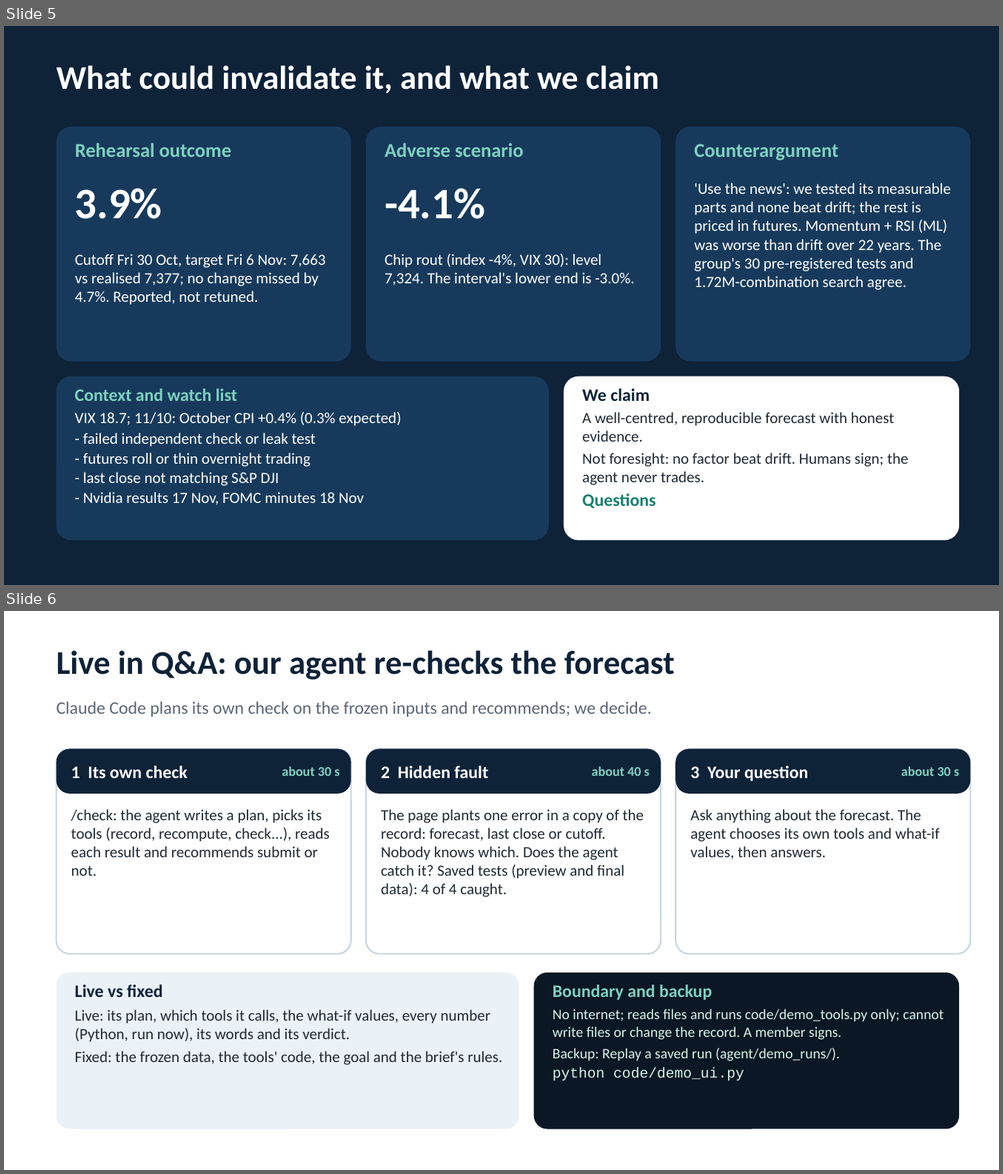
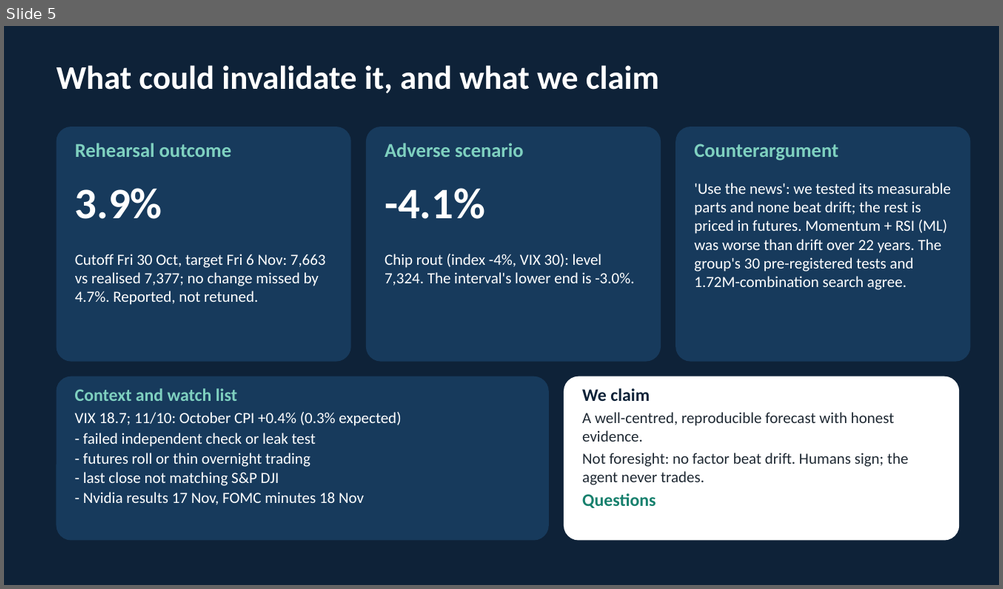
Before and after one commit to antoniohede-ai/ifte0007-group9-sp500-forecast, a slide deck: report/slides_final.pptx. Shown one above the other, each under a label of ours: slides 5 and 6 before the commit, slide 5 after it. The pictures are 1003x1174 and 1003x589 pixels, drawn with LibreOffice and Linux fonts; fonts in the diff are those of the drawing. Boxes give left, top, right and bottom in pixels: in the first picture for what was removed or moved away, otherwise in the second. Text is boxed around its words. In the diff, an @@ line names an element or a change of style, - is before the commit and + after.

```diff
--- a/report/slides_final.pptx
+++ b/report/slides_final.pptx
@@ slide 6 removed at <box>4,611,999,1170</box>, background #FFFFFF @@
@@ text removed at <box>57,650,674,680</box> @@
-Live in Q&A: our agent re-checks the forecast
@@ text removed at <box>57,701,652,717</box> @@
-Claude Code plans its own check on the frozen inputs and recommends; we decide.
@@ rounded rectangle removed at <box>57,749,351,954</box> @@
@@ rounded rectangle removed at <box>57,749,351,794</box> @@
@@ text removed at <box>71,766,188,778</box> @@
-1 Its own check
@@ rounded rectangle removed at <box>366,749,660,954</box> @@
@@ rounded rectangle removed at <box>366,749,660,794</box> @@
@@ text removed at <box>381,766,488,778</box> @@
-2 Hidden fault
@@ rounded rectangle removed at <box>675,749,970,954</box> @@
@@ rounded rectangle removed at <box>675,749,970,794</box> @@
@@ text removed at <box>690,766,808,781</box> @@
-3 Your question
@@ text removed at <box>282,766,339,776</box> @@
-about 30 s
@@ text removed at <box>592,766,649,776</box> @@
-about 40 s
@@ text removed at <box>901,766,959,776</box> @@
-about 30 s
@@ text removed at <box>71,809,330,876</box> @@
-/check: the agent writes a plan, picks its tools (record, recompute, check...), reads each result and recommends submit or not.
@@ text removed at <box>381,809,643,897</box> @@
-The page plants one error in a copy of the record: forecast, last close or cutoff. Nobody knows which. Does the agent catch it? Saved tests (preview and final data): 4 of 4 caught.
@@ text removed at <box>690,809,939,860</box> @@
-Ask anything about the forecast. The agent chooses its own tools and what-if values, then answers.
@@ rounded rectangle removed at <box>57,973,519,1130</box> @@
@@ text removed at <box>75,985,502,1065</box> @@
-Live vs fixed
-Live: its plan, which tools it calls, the what-if values, every number (Python, run now), its words and its verdict.
-Fixed: the frozen data, the tools' code, the goal and the brief's rules.
@@ rounded rectangle removed at <box>534,973,959,1130</box> @@
@@ text removed at <box>552,985,943,1081</box> @@
-Boundary and backup
-No internet; reads files and runs code/demo_tools.py only; cannot write files or change the record. A member signs.
-Backup: Replay a saved run (agent/demo_runs/).
-python code/demo_ui.py
```
Also in this commit, not shown: 1 slide changed, 3 other files.
